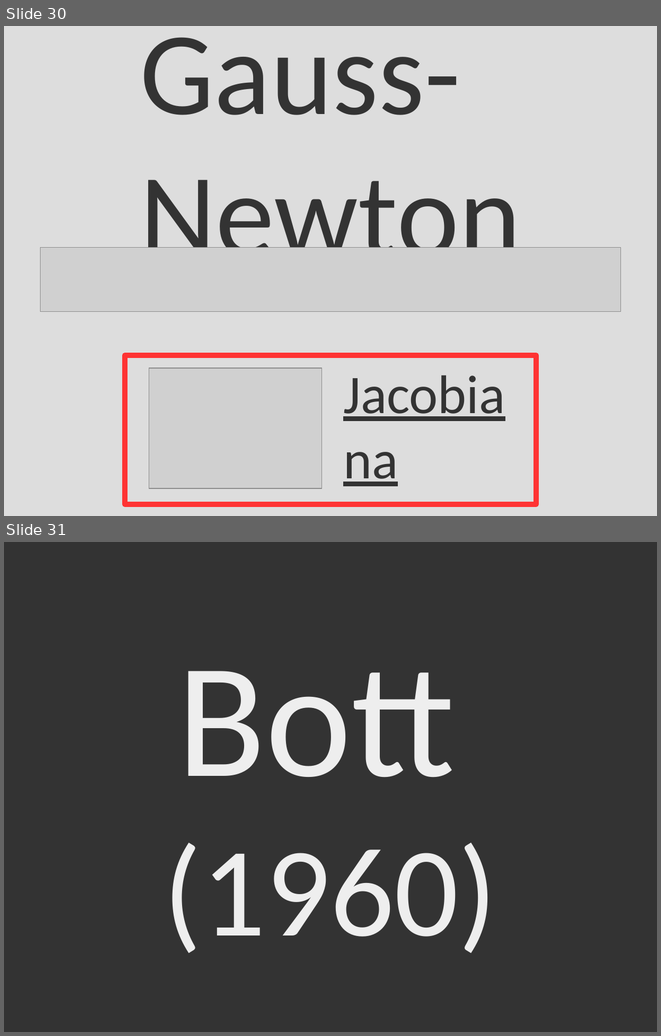
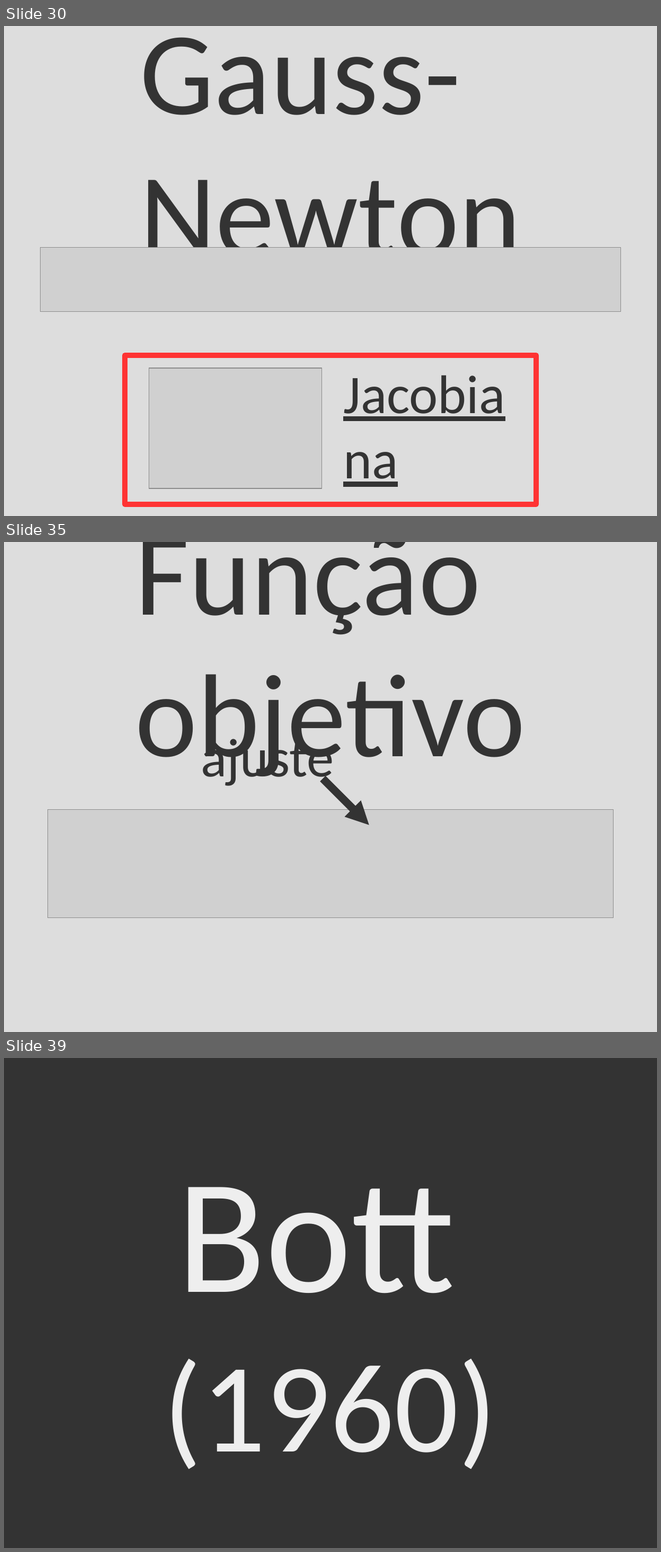
Before and after one commit to leouieda/seminario-on-2015, a slide deck: seminario-2015-leonardo-uieda.odp. Shown one above the other, each under a label of ours: slides 30 and 31 before the commit, slides 30, 35 and 39 after it; the slides between them are not shown. The pictures are 661x1036 and 661x1552 pixels, drawn with LibreOffice and Linux fonts; fonts in the diff are those of the drawing; grey boxes stand for pictures. Boxes give left, top, right and bottom in pixels: in the first picture for what was removed or moved away, otherwise in the second. Text is boxed around its words. In the diff, an @@ line names an element or a change of style, - is before the commit and + after.

```diff
--- a/seminario-2015-leonardo-uieda.odp
+++ b/seminario-2015-leonardo-uieda.odp
@@ slide 35 added at [4,542,657,1032], background #DDDDDD @@
@@ title added at [135,542,526,783], 130 pt, text #333333 @@
+Função objetivo
@@ title added at [201,731,334,789], 60 pt, text #333333 @@
+ajuste
@@ arrow added from (323, 778) to (369, 824), #333333 8.5 pt @@
@@ picture added at [48,809,613,917] @@
@@ what was slide 31 is now slide 39 @@
```
Also in this commit, not shown: 7 other slides added.
